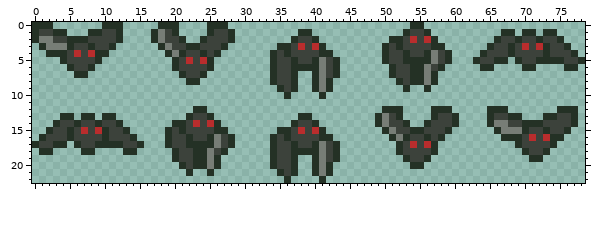
One commit to this sprite sheet: SFML-3/pic/mo3-1.png. That is the earlier state.
The file is 79x23 pixels.
Now the later version:
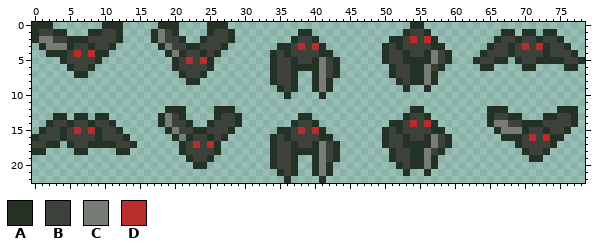
Palette (. is transparent): A #243125  B #3c423b  C #777d76  D #b92d2d
Changes in this commit:
@@ x 0..78 @@
 11 ...............................................................................
-12 .......................AA.........................AAA....AAA.....AAA.......AAA.
-13 ....AA.AA.AA..........ABBA............AA.........ACBA....ABBA....ABBAA...AABBA.
-14 ...ABBABBABBA.......AABDBDA..........ABBA........ACBBA..ABBBA....ACCBBAAABBBBA.
-15 ..ABBABDBDABBA.....ABABBBBAA.......AABDBDA........ACBBAABBBA......ACCCABBABBA..
-16 .ABBBABBBBABBBA....ABBABBACBA.....ABABBBBAA........ACABBABA........AAABDBDAA...
-17 ABBAA.ABBAAAABBA...ABBAAAACBA.....ABBABBACBA........ABDBDA...........ABBBBA....
-18 .AA....AA....AA.....ABBAACBA......ABBAAAACBA........ABBBBA............ABBA.....
-19 ....................ABBAACA.......ABBA..ACBA.........ABBA..............AA......
-20 .....................ABAACA.......ABBA..ACA...........AA.......................
-21 ......................A..A.........ABA..ACA....................................
+12 ...................AAA....AAA.........................AA.........AAA.......AAA.
+13 ...AA.AA.AA.......ACBA....ABBA........AA.............ABBA........ABBAA...AABBA.
+14 ..ABBABBABBA......ACBBA..ABBBA.......ABBA..........AABDBDA.......ACCBBAAABBBBA.
+15 .ABBABDBDABBA......ACBBAABBBA......AABDBDA........ABABBBBAA.......ACCCABBABBA..
+16 ABBBABBBBABBBA......ACABBABA......ABABBBBAA.......ABBABBACBA.......AAABDBDAA...
+17 BBAA.ABBAAAABBA......ABDBDA.......ABBABBACBA......ABBAAAACBA.........ABBBBA....
+18 AA....AA....AA.......ABBBBA.......ABBAAAACBA.......ABBAACBA...........ABBA.....
+19 ......................ABBA........ABBA..ACBA.......ABBAACA.............AA......
+20 .......................AA.........ABBA..ACA.........ABAACA.....................
+21 ...................................ABA..ACA..........A..A......................
 22 ....................................A....A.....................................
Changed places in both pictures, as pixel boxes (x1, y1, x2, y2):
changed: (32, 106, 242, 176)
changed: (375, 106, 459, 176)
